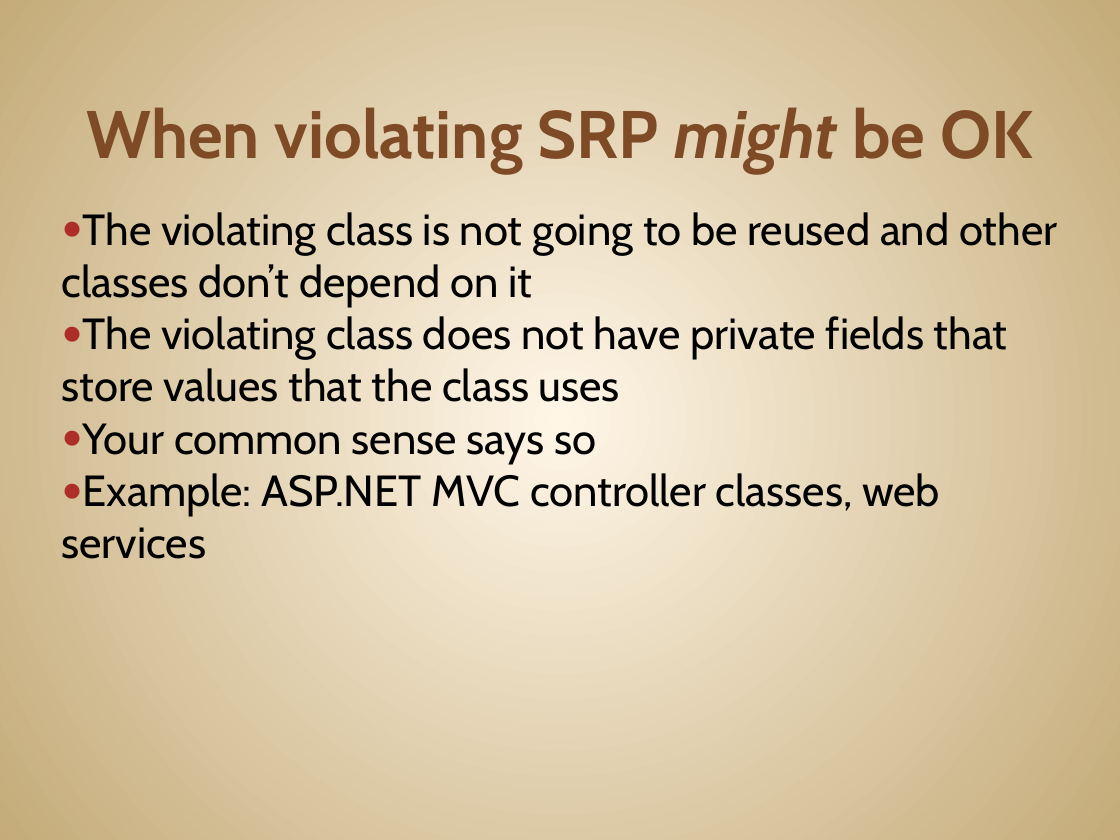
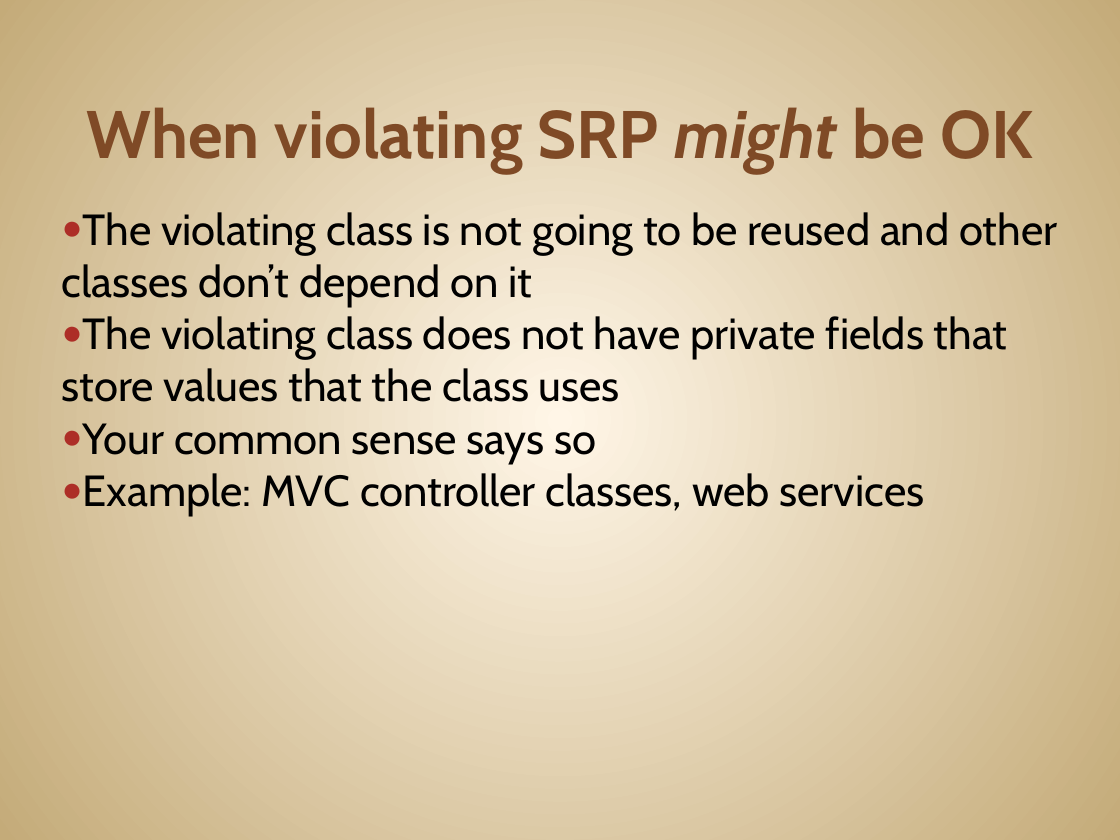
Before and after one commit to JonKruger/oop-solid-sample, a slide deck: slide 64 of slides/OOP-SOLID-CodeMash.pptx. Drawn at 1120x840 pixels with LibreOffice and Linux fonts; fonts in the diff are those of the drawing. Boxes give left, top, right and bottom in pixels: in the first picture for what was removed or moved away, otherwise in the second. Text is boxed around its words. In the diff, an @@ line names an element or a change of style, - is before the commit and + after.

```diff
--- a/slides/OOP-SOLID-CodeMash.pptx
+++ b/slides/OOP-SOLID-CodeMash.pptx
@@ text at (83,473,925,517): text changed @@
-● Example: ASP.NET MVC controller classes, web services
+● Example: MVC controller classes, web services
```
Also in this commit, not shown: 11 other slides changed, 4 slides added, 4 slides removed, 4 other files.
